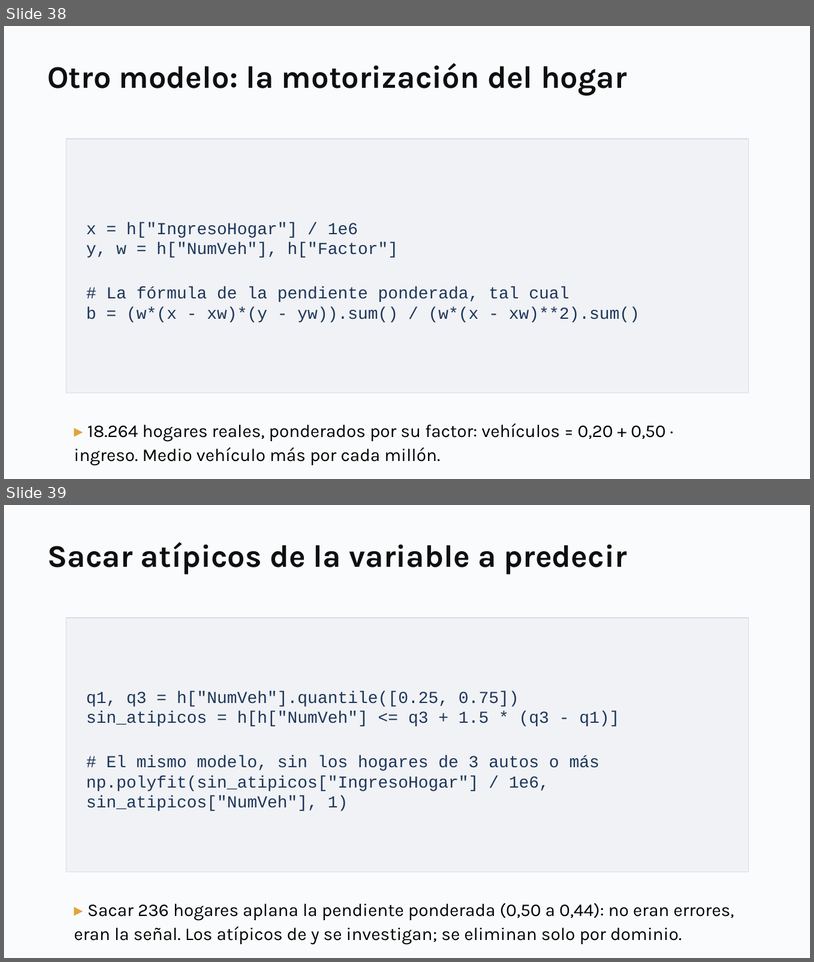
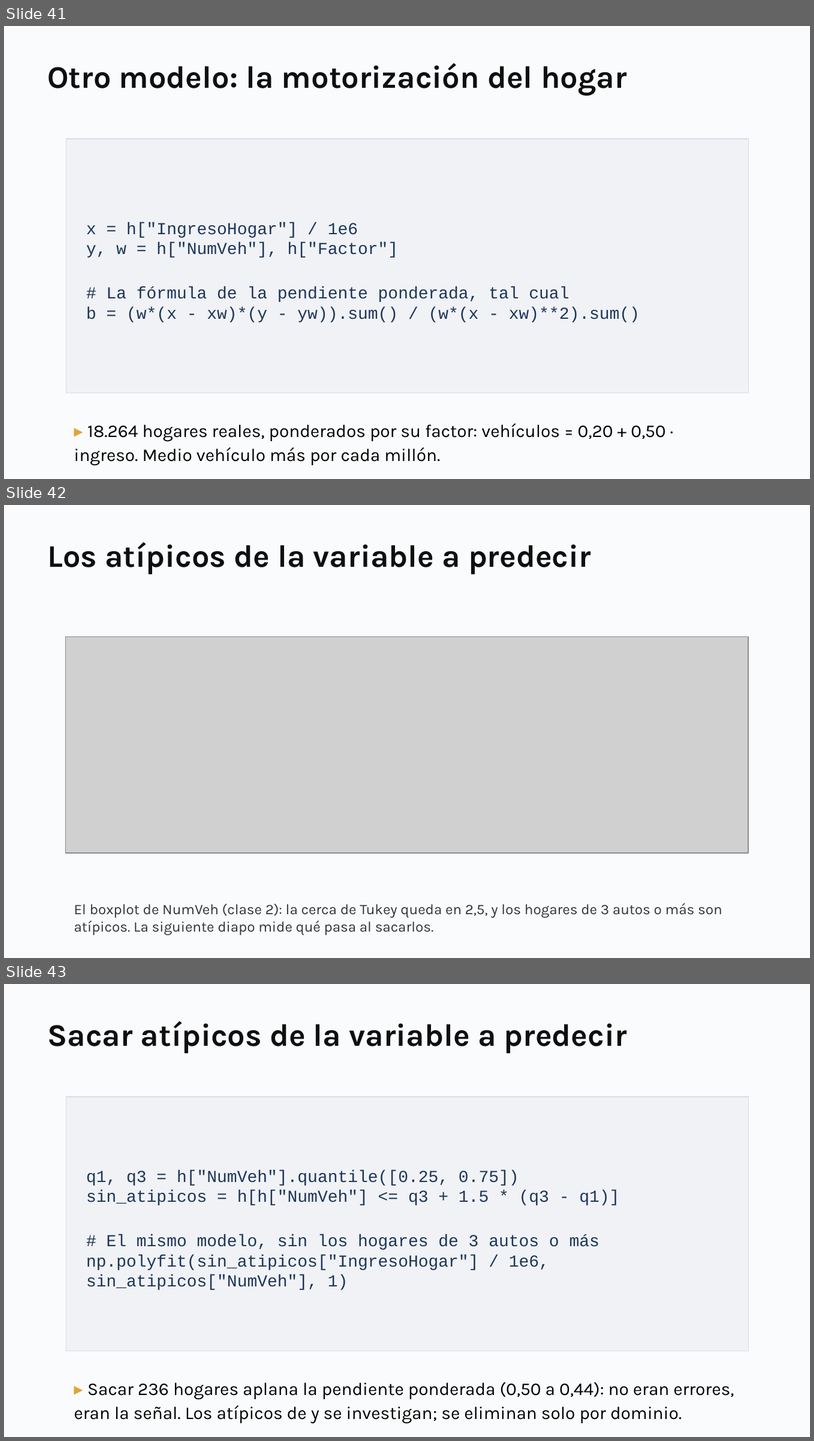
Before and after one commit to daniopitz/diplomado-cdd, a slide deck: presentaciones/clase03_eda_bivariado.pptx. Shown one above the other, each under a label of ours: slides 38 and 39 before the commit, slides 41, 42 and 43 after it. The pictures are 814x962 and 814x1441 pixels, drawn with LibreOffice and Linux fonts; fonts in the diff are those of the drawing; grey boxes stand for pictures. Boxes give left, top, right and bottom in pixels: in the first picture for what was removed or moved away, otherwise in the second. Text is boxed around its words. In the diff, an @@ line names an element or a change of style, - is before the commit and + after.

```diff
--- a/presentaciones/clase03_eda_bivariado.pptx
+++ b/presentaciones/clase03_eda_bivariado.pptx
@@ slide 42 added at [4,505,810,958], background #FFFFFF @@
@@ rectangle added at [4,505,810,958], fill #FAFBFC @@
@@ text added at [47,542,591,574], 28 pt, text #0F0F0F, bold @@
+Los atípicos de la variable a predecir
@@ picture added at [65,636,749,854] @@
@@ text added at [74,903,723,935], 13 pt, text #333333 @@
+El boxplot de NumVeh (clase 2): la cerca de Tukey queda en 2,5, y los hogares de 3 autos o más son atípicos. La siguiente diapo mide qué pasa al sacarlos.
@@ what was slide 38 is now slide 41 @@
@@ what was slide 39 is now slide 43 @@
```
Also in this commit, not shown: 8 slides changed, 4 other slides added, 1 slide removed, 3 other files.
